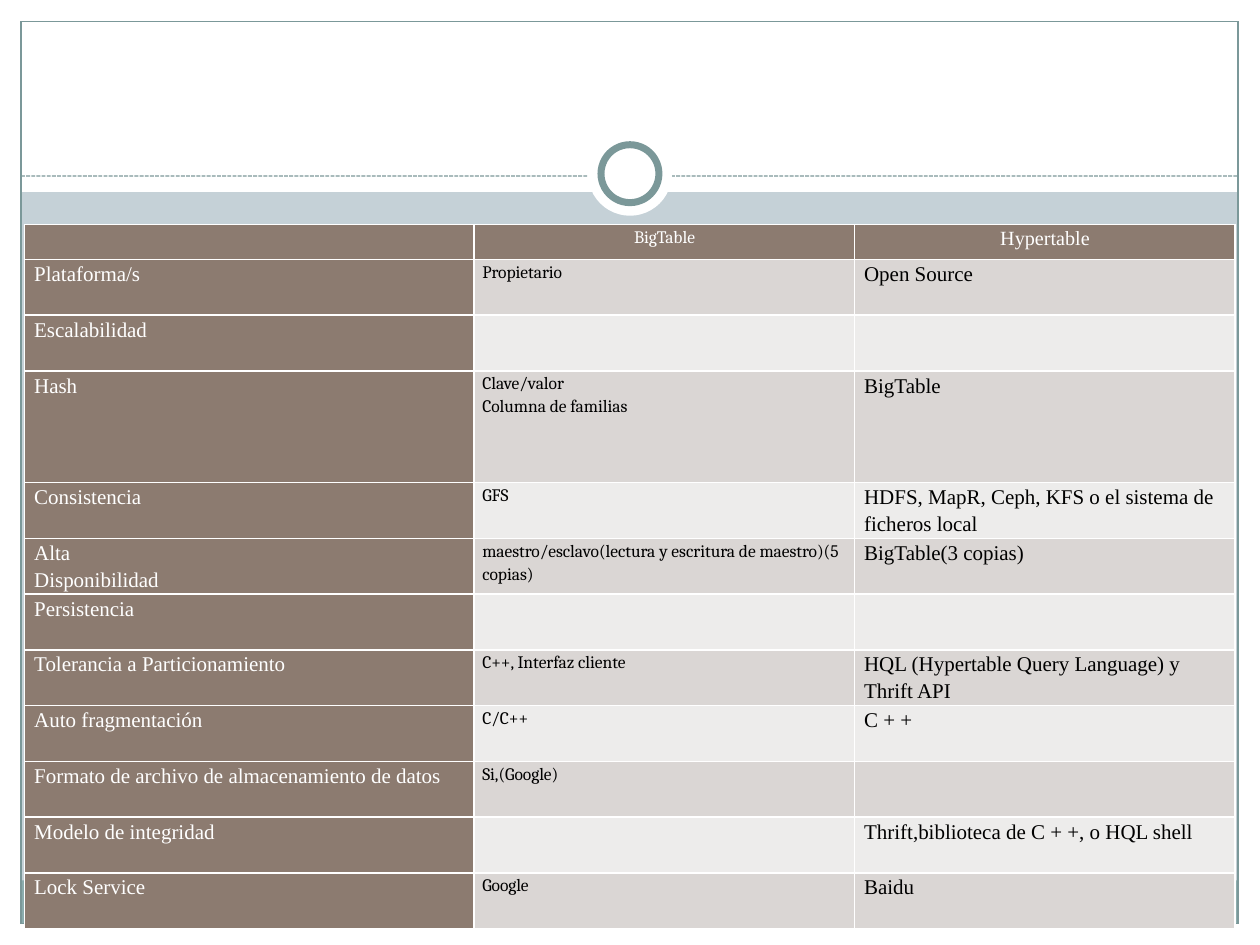
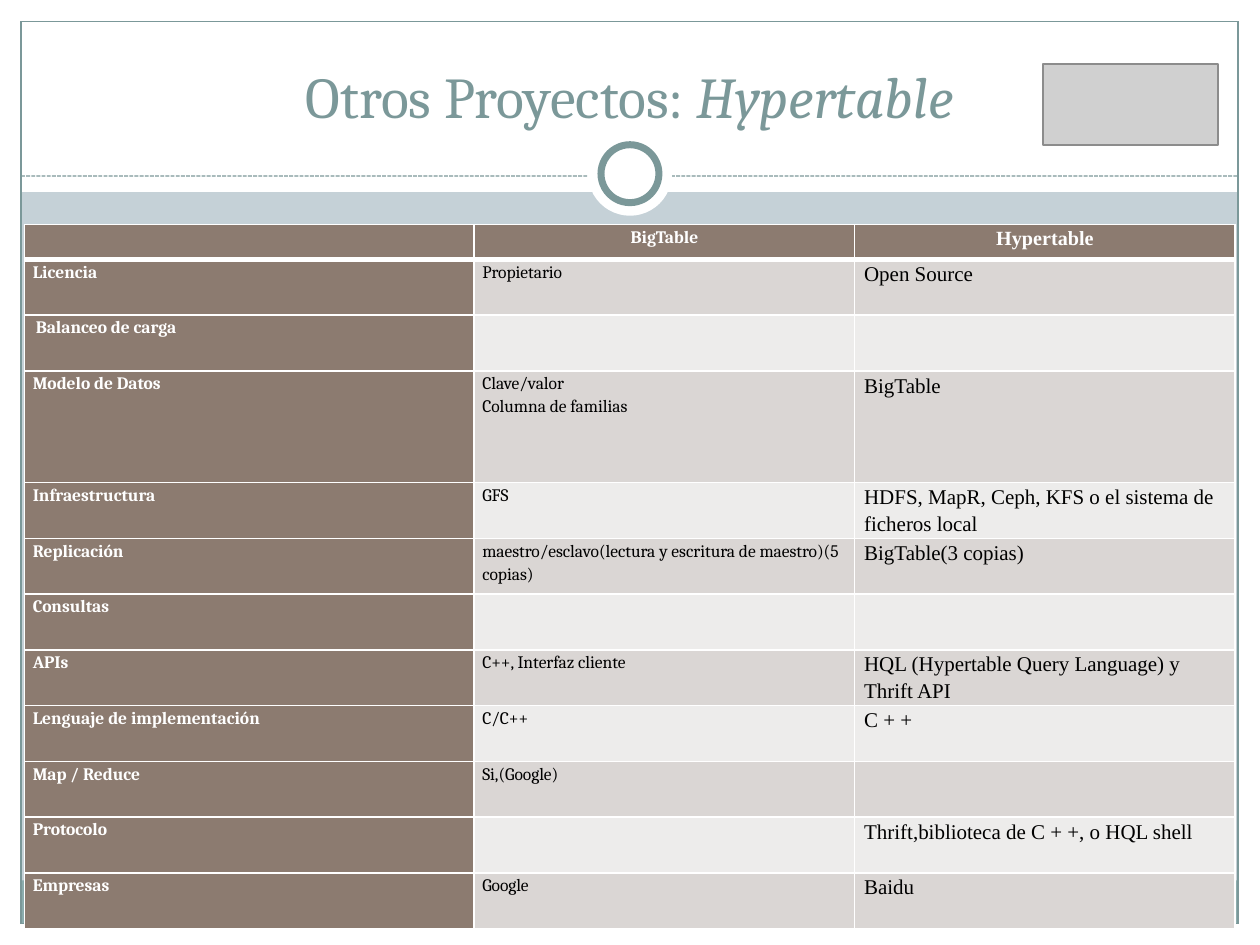
Before and after one commit to Transistores-de-silicio/Trabajo-MABD, a slide deck: slide 26 of BigTable.pptx. Drawn at 1260x945 pixels with LibreOffice and Linux fonts; fonts in the diff are those of the drawing; grey boxes stand for pictures. Boxes give left, top, right and bottom in pixels: in the first picture for what was removed or moved away, otherwise in the second. Text is boxed around its words. In the diff, an @@ line names an element or a change of style, - is before the commit and + after.

```diff
--- a/BigTable.pptx
+++ b/BigTable.pptx
@@ title added at [306, 78, 953, 131], 33 pt, text #7C999A @@
+Otros Proyectos: Hypertable
@@ picture added at [1043, 64, 1218, 145] @@
@@ table at [25, 224, 1236, 934] @@
-row 2, column 1: Plataforma/s
+row 2, column 1: Licencia
-row 3, column 1: Escalabilidad
+row 3, column 1: Balanceo de carga
-row 4, column 1: Hash
+row 4, column 1: Modelo de Datos
-row 5, column 1: Consistencia
+row 5, column 1: Infraestructura
-row 6, column 1: Alta / Disponibilidad
+row 6, column 1: Replicación
-row 7, column 1: Persistencia
+row 7, column 1: Consultas
-row 8, column 1: Tolerancia a Particionamiento
+row 8, column 1: APIs
-row 9, column 1: Auto fragmentación
+row 9, column 1: Lenguaje de implementación
-row 10, column 1: Formato de archivo de almacenamiento de datos
+row 10, column 1: Map / Reduce
-row 11, column 1: Modelo de integridad
+row 11, column 1: Protocolo
-row 12, column 1: Lock Service
+row 12, column 1: Empresas
@@ bold on in "BigTable", "Hypertable" @@
```
Also in this commit, not shown: 14 other slides changed, 1 slide added, 2 other files.
